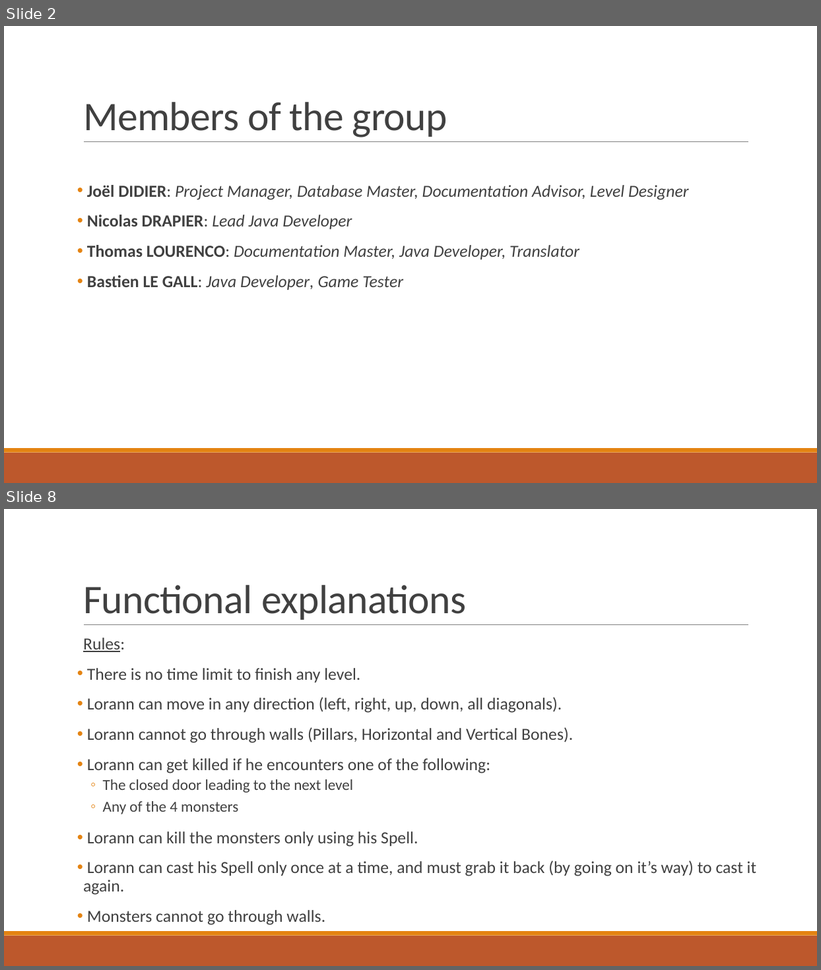
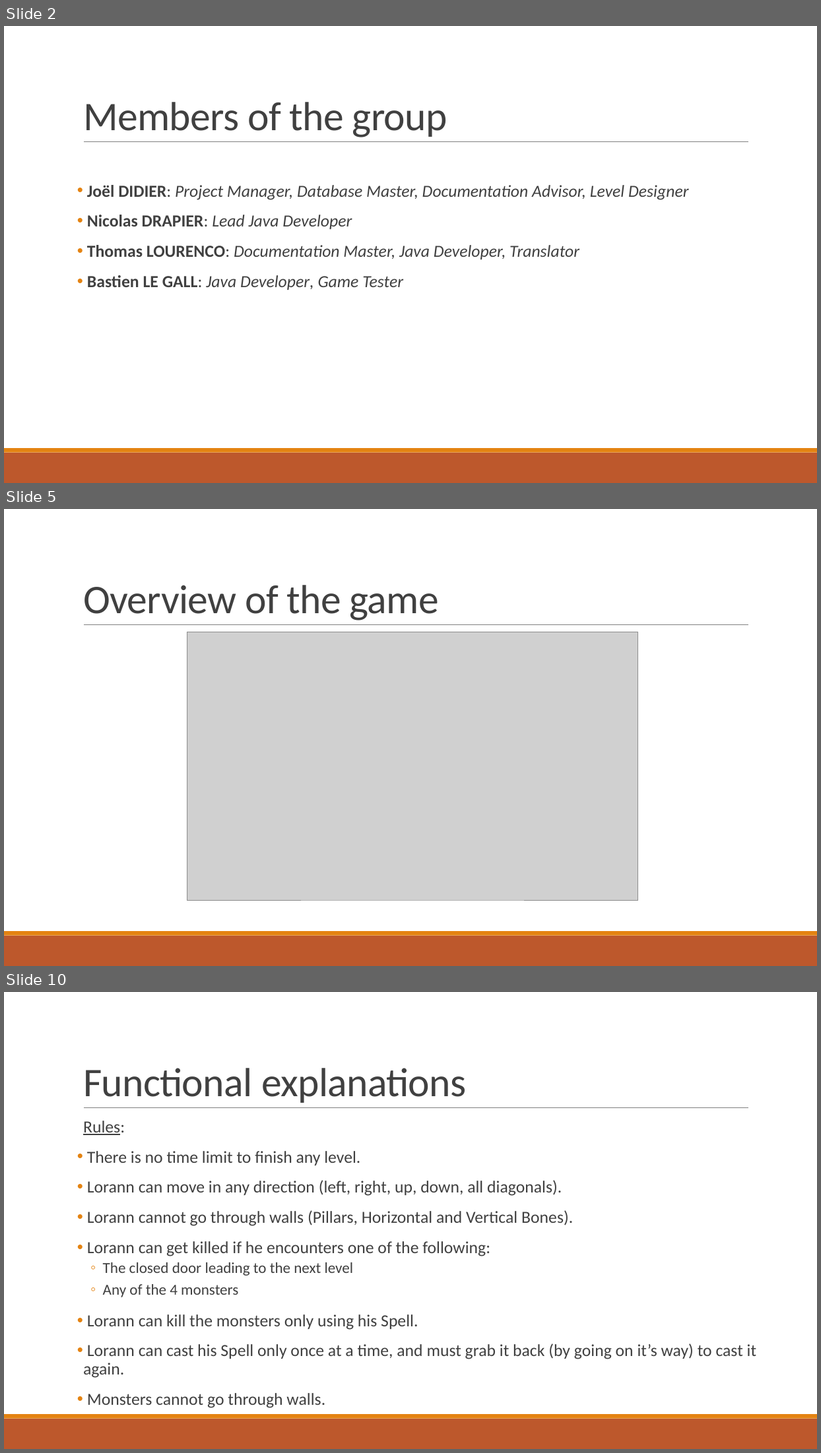
Before and after one commit to Studisys/Lorann-Java-Project----Exia-CESI-A1, a slide deck: Deliverables/Lorann - PowerPoint.pptx. Shown one above the other, each under a label of ours: slides 2 and 8 before the commit, slides 2, 5 and 10 after it; the slides between them are not shown. The pictures are 821x970 and 821x1453 pixels, drawn with LibreOffice and Linux fonts; fonts in the diff are those of the drawing; grey boxes stand for pictures. Boxes give left, top, right and bottom in pixels: in the first picture for what was removed or moved away, otherwise in the second. Text is boxed around its words. In the diff, an @@ line names an element or a change of style, - is before the commit and + after.

```diff
--- a/Deliverables/Lorann - PowerPoint.pptx
+++ b/Deliverables/Lorann - PowerPoint.pptx
@@ slide 5 added at box(4, 509, 817, 966), background #FFFFFF; not listed: 3 template elements that a slide beside it also shows @@
@@ title added at box(83, 585, 438, 621), 48 pt, text #404040 @@
+Overview of the game
@@ picture added at box(187, 632, 638, 900) @@
@@ what was slide 8 is now slide 10 @@
```
Also in this commit, not shown: 5 slides changed, 3 other slides added, 2 slides removed, 1 other file.
